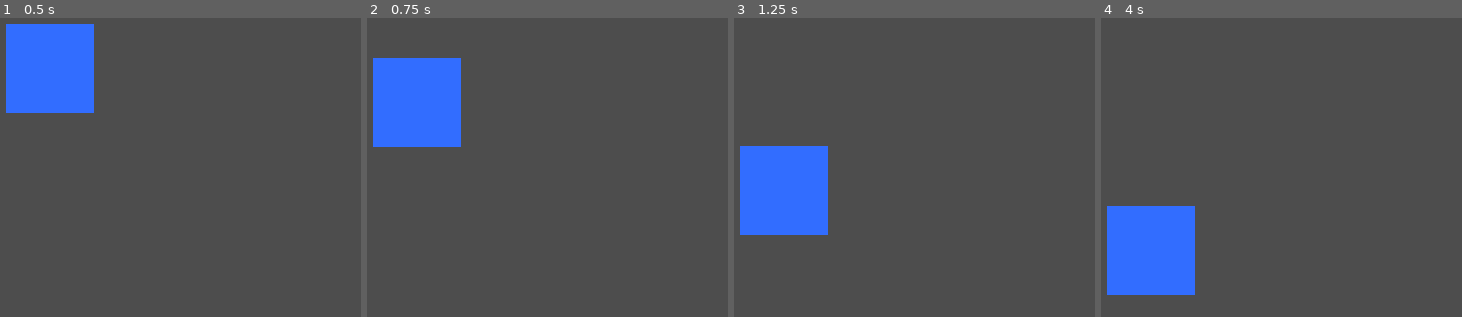
Above: before the commit, frames 1-4 (left to right).
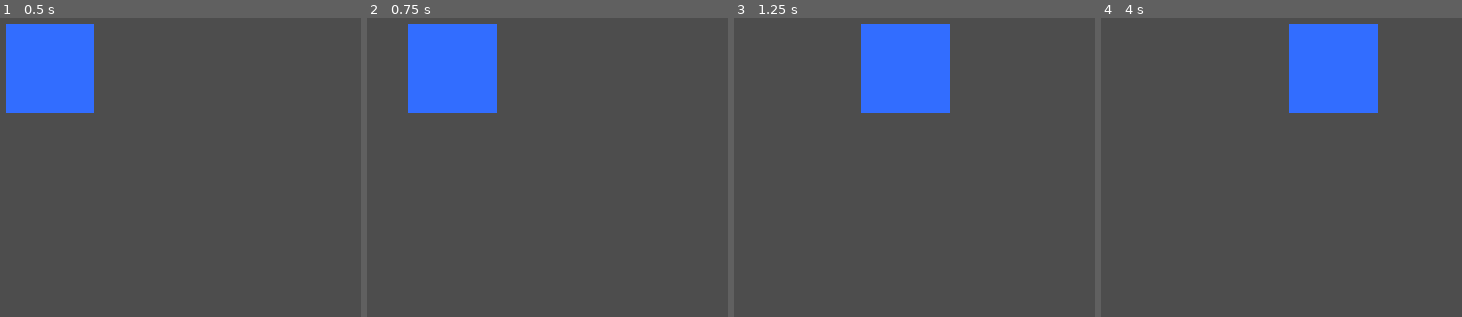
Above: after the commit, the same moments.

Repository: jv-porto12/arena-protocol
Game: Godot game, scene res://scenes/player/player.tscn
Same seed, same stepped clock (60 frames per second), same inputs: the game is played once before the commit and once after it. Before the commit the project has no main scene; this scene is started directly in both runs.
Inputs:
- Up to frame 1 (0.5 s): no input
- Up to frame 2 (0.75 s): tap Enter at 0.5 s; hold D (move_right) from 0.53 s (still down)
- Up to frame 3 (1.25 s): keep holding D (move_right)
- Up to frame 4 (4 s): release D (move_right) at 1.28 s; hold S (move_down) 1.28-2.03 s; hold D (move_right) 2.03-2.78 s; hold W (move_up) 2.78-3.53 s; hold A (move_left) from 3.53 s (still down)

Frame 1 is identical in both runs. In frame 2, 9.2% of the frame differs, in the area x 1-37%, y 2-44%; in frame 3, 15%, in the area x 1-60%, y 2-73%; in frame 4, 15%.

Commit message:
fixed player movement

Diff:
--- a/project.godot
+++ b/project.godot
@@ -11,6 +11,7 @@
 [application]
 
 config/name="ArenaProtocol"
+run/main_scene="uid://dvffnuhumcsre"
 config/features=PackedStringArray("4.7", "Forward Plus")
 config/icon="res://icon.svg"
 
--- a/scenes/player/player.gd
+++ b/scenes/player/player.gd
@@ -4,10 +4,10 @@
 
 func _physics_process(delta: float) -> void:
 	var direction: Vector2 = Input.get_vector(
+		"move_left",
+		"move_right",
 		"move_up",
-		"move_down",
-		"move_left",
-		"move_right"
+		"move_down"
 	)
 
 	velocity = direction * move_speed
